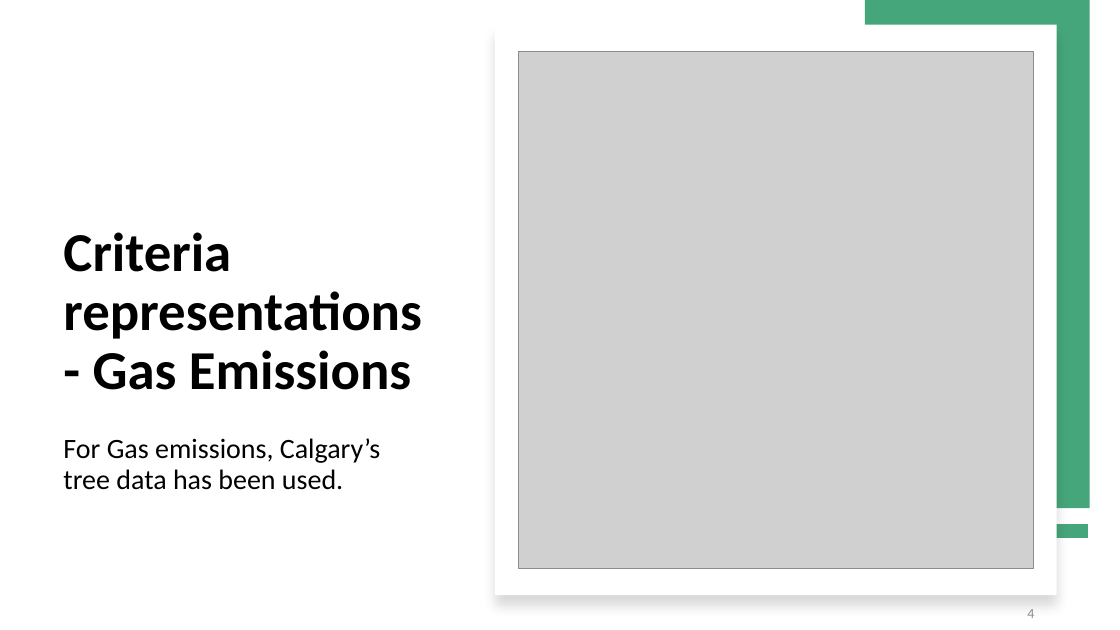
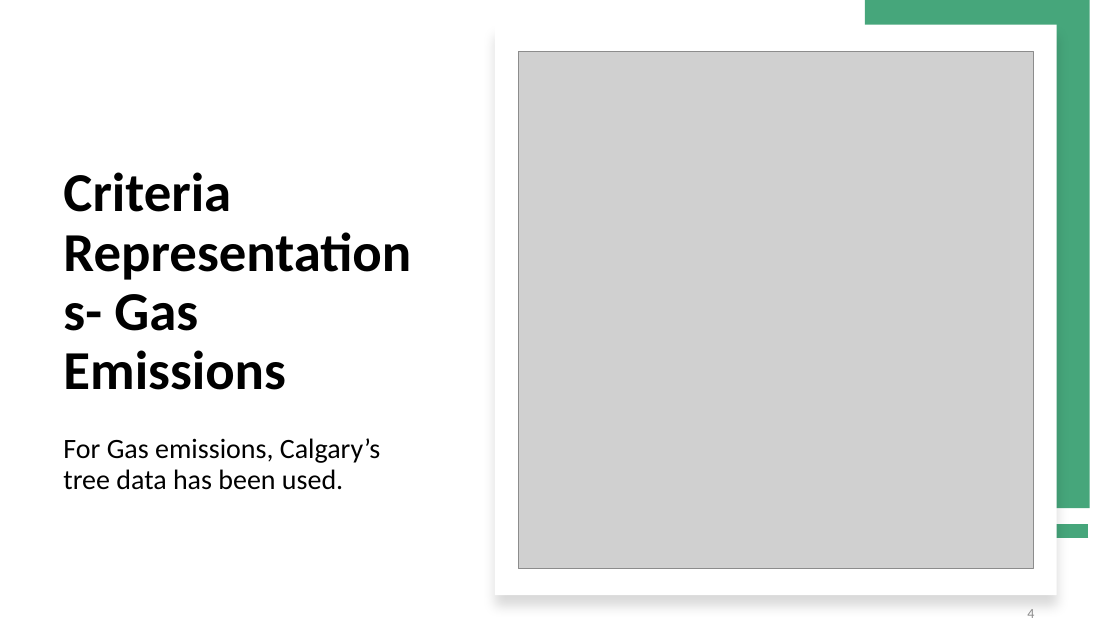
Before and after one commit to mahdimzh/ENGO651-Lab, a slide deck: slide 4 of Report/FinalProjectPresentation-Demo.pptx. Drawn at 1120x630 pixels with LibreOffice and Linux fonts; fonts in the diff are those of the drawing; grey boxes stand for pictures. Boxes give left, top, right and bottom in pixels: in the first picture for what was removed or moved away, otherwise in the second. Text is boxed around its words. In the diff, an @@ line names an element or a change of style, - is before the commit and + after.

```diff
--- a/Report/FinalProjectPresentation-Demo.pptx
+++ b/Report/FinalProjectPresentation-Demo.pptx
@@ title at box(63, 172, 285, 390): text changed @@
-Criteria representations- Gas Emissions
+Criteria Representations- Gas Emissions
```
Also in this commit, not shown: 2 other slides changed, 1 other file.
